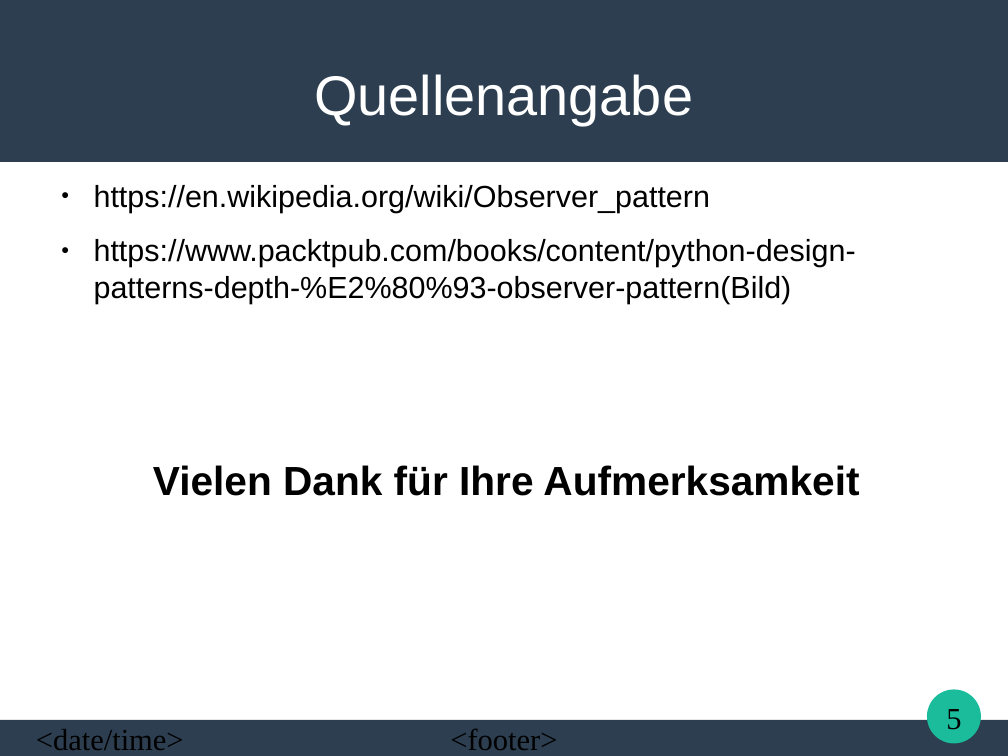
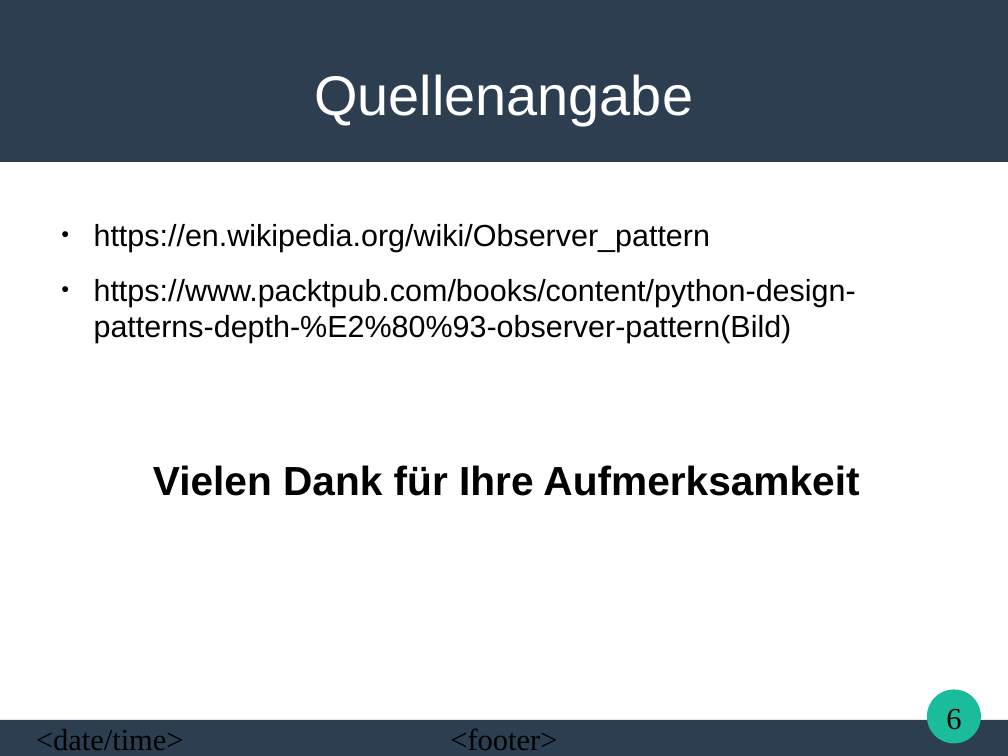
Before and after one commit to Uniquex/ObserverPattern, a slide deck: slide 6 of Presentation/Observer Pattern.odp (slide 5 before the commit). Drawn at 1008x756 pixels with LibreOffice and Linux fonts; fonts in the diff are those of the drawing. Boxes give left, top, right and bottom in pixels: in the first picture for what was removed or moved away, otherwise in the second. Text is boxed around its words. In the diff, an @@ line names an element or a change of style, - is before the commit and + after.

```diff
--- a/Presentation/Observer Pattern.odp
+++ b/Presentation/Observer Pattern.odp
@@ text "https://en.wikipedia.org/wiki/Observer_pattern": place and size @@
-text "https://en.wikipedia.org/wiki/Observer_pattern" at [94,185,856,304]
+text "https://en.wikipedia.org/wiki/Observer_pattern" at [94,224,856,343]
@@ page number at [946,709,961,730]: text changed @@
-5
+6
```
Also in this commit, not shown: 1 other slide changed, 1 slide added, 45 other files.
